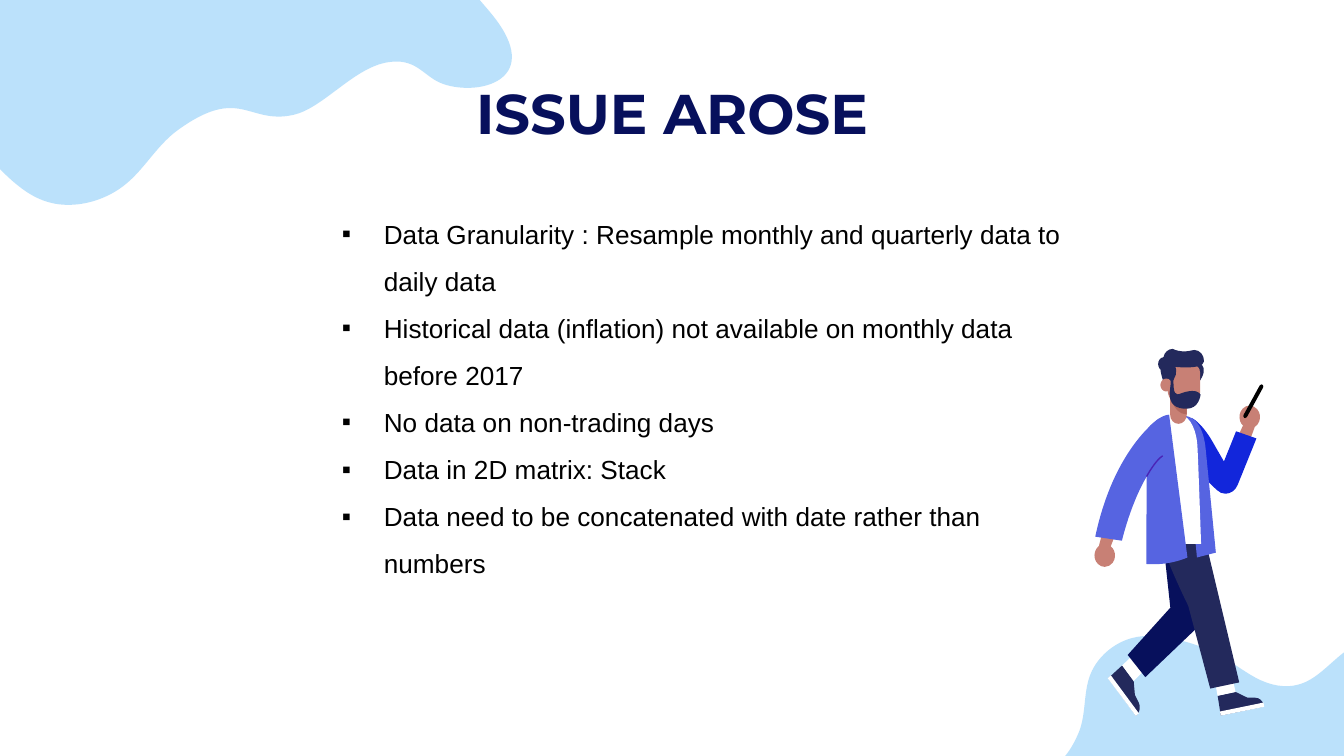
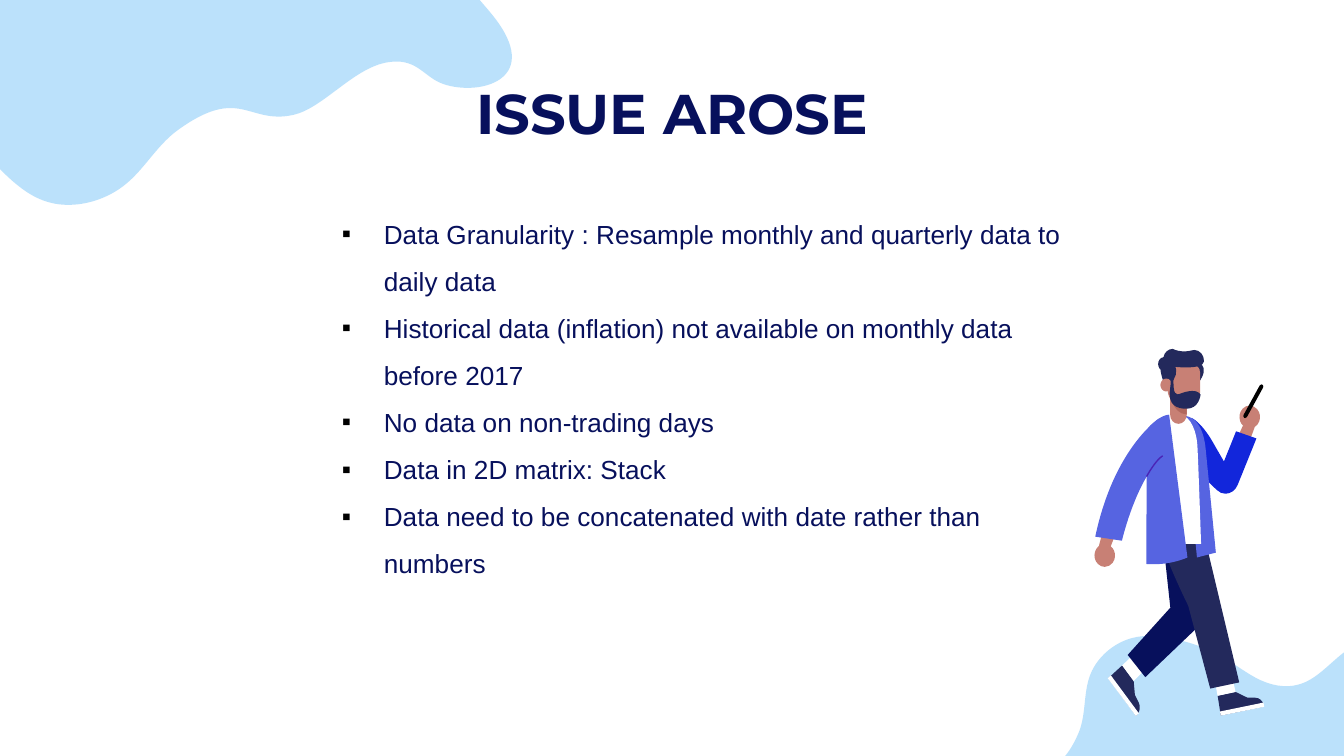
Before and after one commit to muhasenulhaque/Project-2-Machine-Learning-and-Algo-Trading, a slide deck: slide 12 of Presentation/FX_Master_Project_Presentation.pptx. Drawn at 1344x756 pixels with LibreOffice and Linux fonts; fonts in the diff are those of the drawing. Boxes give left, top, right and bottom in pixels: in the first picture for what was removed or moved away, otherwise in the second. Text is boxed around its words. In the diff, an @@ line names an element or a change of style, - is before the commit and + after.

```diff
--- a/Presentation/FX_Master_Project_Presentation.pptx
+++ b/Presentation/FX_Master_Project_Presentation.pptx
@@ text "Data Granularity : Resample monthly ..." at (384, 225, 1060, 574): text colour #000000 to #07105C @@
```
Also in this commit, not shown: 8 other slides changed, 5 slides added, 4 slides removed, 13 other files.
